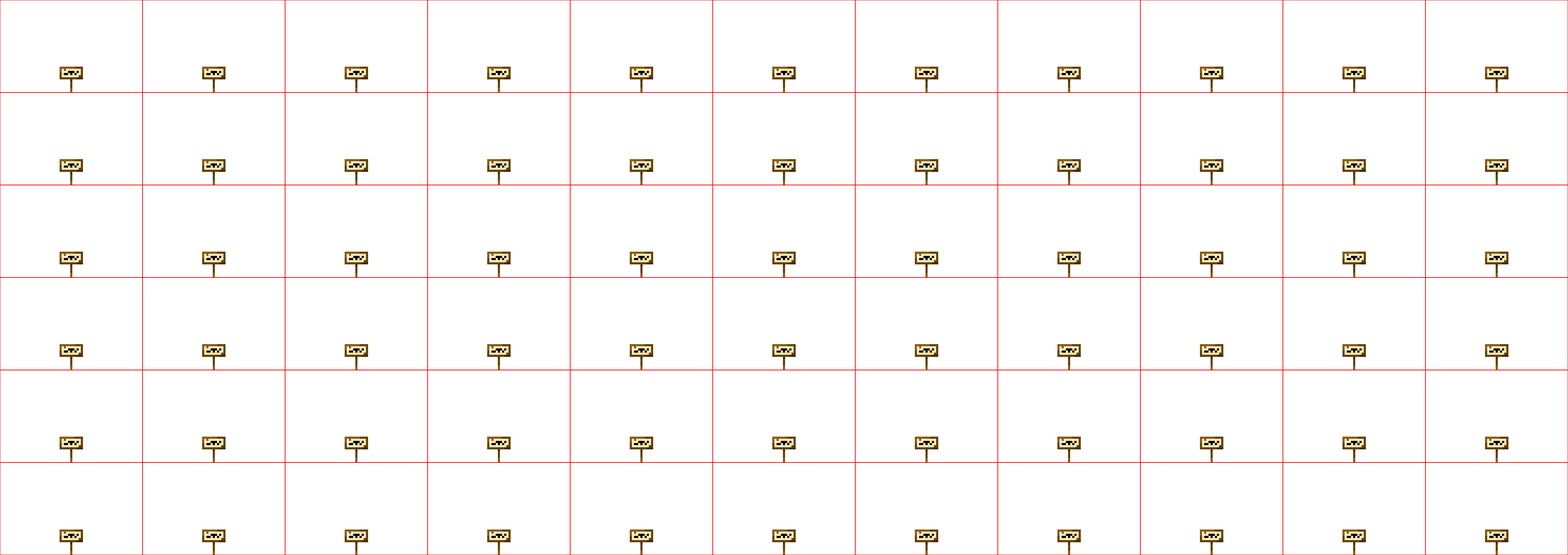
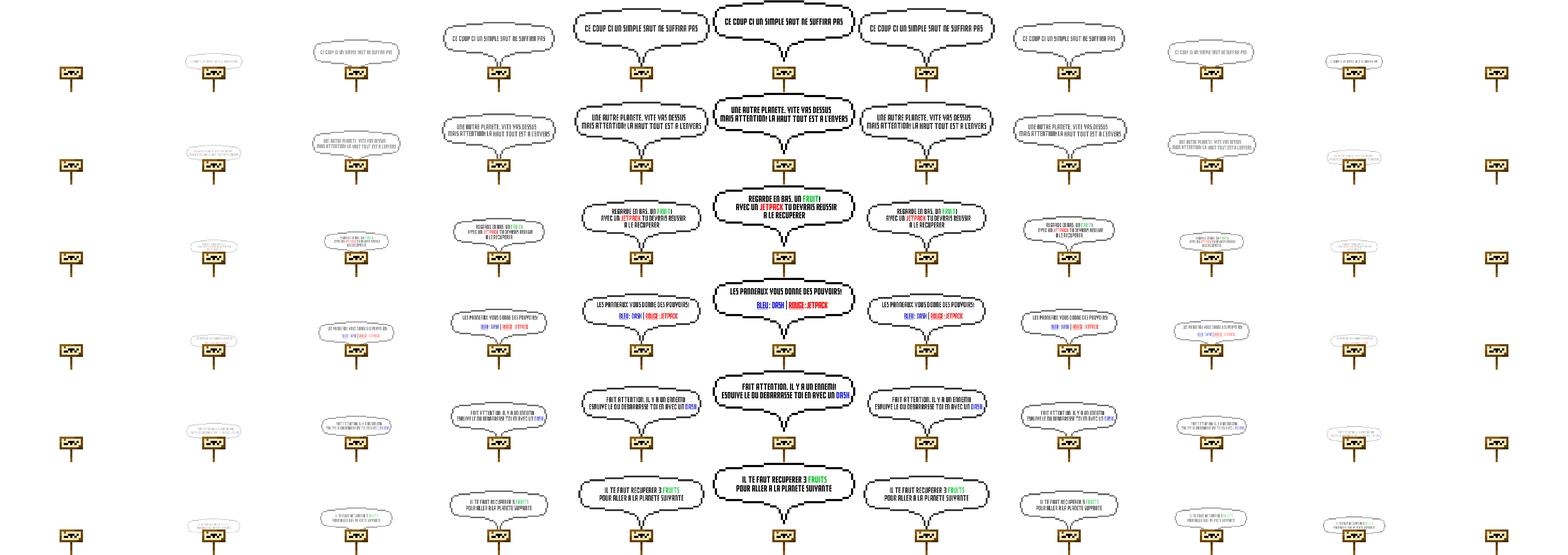
The second (1568, 555) image is a revision of the first. Changes to its layers:
hid "grille" over (x1=0, y1=0, x2=1568, y2=555)
renamed "Calque 15" to "Panneaux", painted on it over (x1=59, y1=66, x2=1509, y2=555)
removed layer "Calque 14" over (x1=142, y1=436, x2=1426, y2=463)
removed layer "Calque 13" over (x1=142, y1=344, x2=1426, y2=370)
removed layer "Calque 12" over (x1=142, y1=251, x2=1426, y2=278)
removed layer "Calque 11" over (x1=142, y1=159, x2=1426, y2=185)
removed layer "Calque 10" over (x1=142, y1=66, x2=1426, y2=93)
added group "Bulles" with 60 layers over (x1=185, y1=0, x2=1386, y2=544)
added group "Text 1" with 9 layers in group "Bulles" over (x1=185, y1=0, x2=1383, y2=78)
added layer "bulle 5 100%" (1st of 6, in "Bulles" › "Text 1") in group "Text 1" over (x1=712, y1=0, x2=856, y2=62)
added group "Text 2" with 9 layers in group "Bulles" over (x1=186, y1=92, x2=1382, y2=174)
added layer "bulle 5 100%" (2nd of 6, in "Bulles" › "Text 2") in group "Text 2" over (x1=712, y1=92, x2=856, y2=155)
added group "Text 3" with 9 layers in group "Bulles" over (x1=190, y1=185, x2=1378, y2=261)
added layer "bulle 5 100%" (3rd of 6, in "Bulles" › "Text 3") in group "Text 3" over (x1=712, y1=185, x2=856, y2=247)
added group "Text 4" with 9 layers in group "Bulles" over (x1=190, y1=277, x2=1378, y2=355)
added layer "bulle 5 100%" (4th of 6, in "Bulles" › "Text 4") in group "Text 4" over (x1=712, y1=277, x2=856, y2=340)
added group "Text 5" with 9 layers in group "Bulles" over (x1=186, y1=370, x2=1382, y2=450)
added layer "bulle 5 100%" (5th of 6, in "Bulles" › "Text 5") in group "Text 5" over (x1=712, y1=370, x2=856, y2=432)
added group "Text 6" with 9 layers in group "Bulles" over (x1=187, y1=463, x2=1386, y2=544)
added layer "bulle 5 100%" (6th of 6, in "Bulles" › "Text 6") in group "Text 6" over (x1=712, y1=463, x2=856, y2=525)
…and 48 more changes (48 added)
